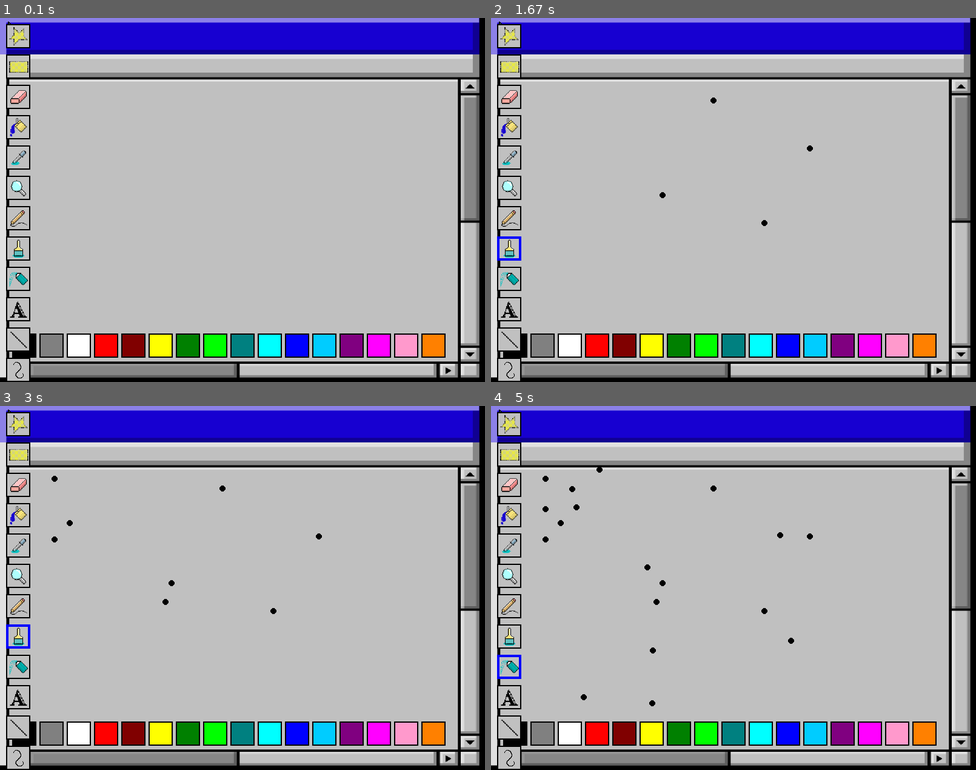
Above: before the commit, frames 1-4 (two rows, left to right).
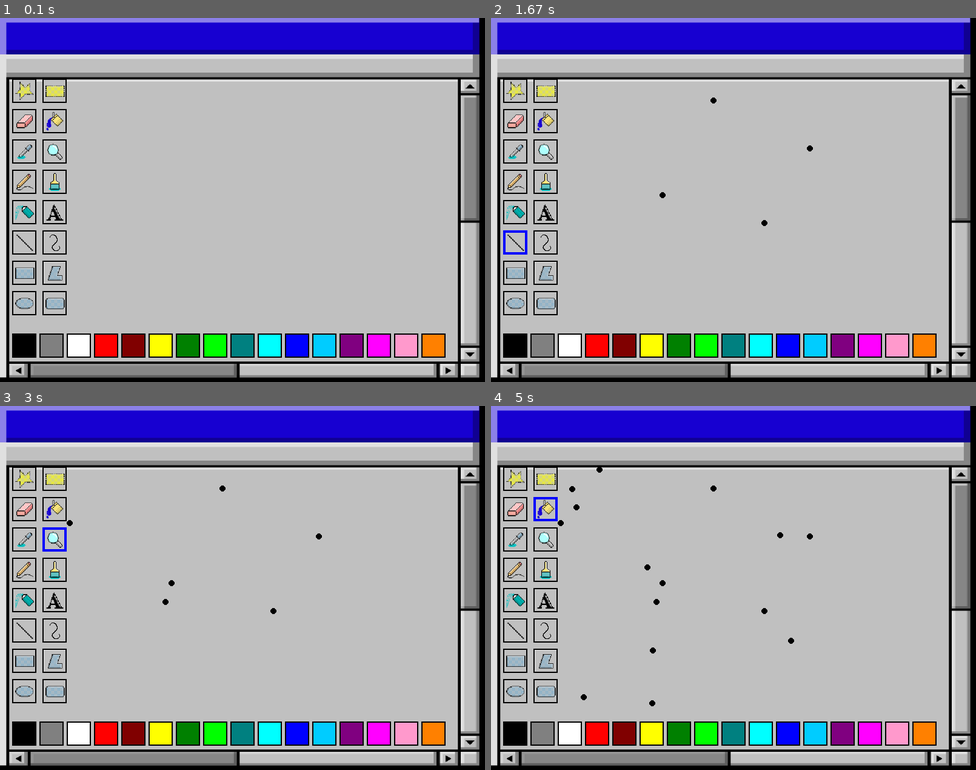
Above: after the commit, the same moments.

Repository: AndreaOchoaC/PyPaint
Game: pygame game, started from main1.py
Two runs of this game, one before a commit and one after it. Both use one fixed random seed, a clock stepped at 60 frames per second and the inputs below.
Inputs (mouse positions are in pixels of both pictures, inside the frame that each line leads up to):
- Up to frame 1 (0.1 s): no input
- Up to frame 2 (1.67 s): press the mouse at (815, 345) at 0.37 s; move the mouse to (762, 221) at 0.47 s; release the mouse at (714, 101) at 0.6 s; press the mouse at (515, 243) at 1.2 s; move the mouse to (660, 196) at 1.3 s; release the mouse at (811, 149) at 1.43 s
- Up to frame 3 (3 s): press the mouse at (53, 478) at 2.53 s; move the mouse to (164, 602) at 2.63 s; release the mouse at (276, 726) at 2.77 s; press the mouse at (53, 540) at 2.87 s; move the mouse to (67, 522) at 2.97 s
- Up to frame 4 (5 s): release the mouse at (578, 507) at 3.1 s; press the mouse at (515, 598) at 3.2 s; move the mouse to (646, 566) at 3.3 s; release the mouse at (782, 537) at 3.43 s; press the mouse at (515, 689) at 4.03 s; move the mouse to (583, 697) at 4.13 s; release the mouse at (651, 704) at 4.27 s; press the mouse at (515, 660) at 4.37 s; move the mouse to (651, 649) at 4.47 s; release the mouse at (791, 638) at 4.6 s; press the mouse at (544, 507) at 4.7 s; move the mouse to (573, 489) at 4.8 s; release the mouse at (597, 471) at 4.93 s

The runs differ from the first frame. In frame 1, 4.1% of the frame differs, in the area x 1-14%, y 0-100%; in frame 2, 4.2%; in frame 3, 4.2%; in frame 4, 4.2%.

Commit message:
herramientas en dos columnas

Diff:
--- a/main1.py
+++ b/main1.py
@@ -30,8 +30,10 @@
 
 # cursor personalizado DEBE IR DENTRO DEL CICLO
 # pero ahorita entra en conflicto con nuestro fondo
-pos = pygame.mouse.get_pos()
-screen.blit(custom_cursor, pos)
+'''pos = pygame.mouse.get_pos()
+screen.blit(custom_cursor, pos)'''
+# opción "propia" de pygame
+pygame.mouse.set_cursor(pygame.SYSTEM_CURSOR_HAND)
 
 # ---------- ELEMENTOS DE LA INTERFAZ ----------
 
@@ -114,7 +116,7 @@
         else:
             color_borde = (0,0,0)
             grosor_borde = 2
-        pygame.draw.rect(screen, color_borde, self.rect, grosor_borde)  # borde negro
+        pygame.draw.rect(screen, color_borde, self.rect, grosor_borde)  # borde del recuadro
 
     def clic(self, pos):
         return self.rect.collidepoint(pos)
@@ -127,12 +129,24 @@
             "polygon", "elipse", "rounded_rect"]
 
 herramientas = []
-
-for h in nombresH:
+size_tool = 40
+margen= 10
+
+'''for h in nombresH:
     nombre_h = h
     path_h = f"IconosMSPaint/{h}.png"
     i = nombresH.index(h)
     tool = Herramienta(nombre_h, path_h, 10, 10+i*50 )
+    herramientas.append(tool)'''
+
+# Versión 2 columnas
+for i, nombre_h in enumerate(nombresH):
+    fila = i // 2   # número de fila
+    col = i % 2     # columna (0 = izquierda, 1 = derecha)
+    x = 20 + col * (size_tool + margen)
+    y = 100 + fila * (size_tool + margen)
+    path_h = f"IconosMSPaint/{nombre_h}.png"
+    tool = Herramienta(nombre_h, path_h, x, y, size_tool)
     herramientas.append(tool)
 
 # Ciclo de juego
